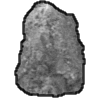
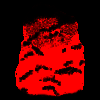
Layered file, before and after one edit (100px x 100px). Changes by layer:
added layer "mask" above "mask bg" over [15, 2, 85, 98]
added layer "mask bg" above "line" over [0, 0, 100, 100]
hid "line", painted on it over [14, 0, 86, 99]
hid "Pasted Layer", painted on it over [16, 1, 84, 97]
